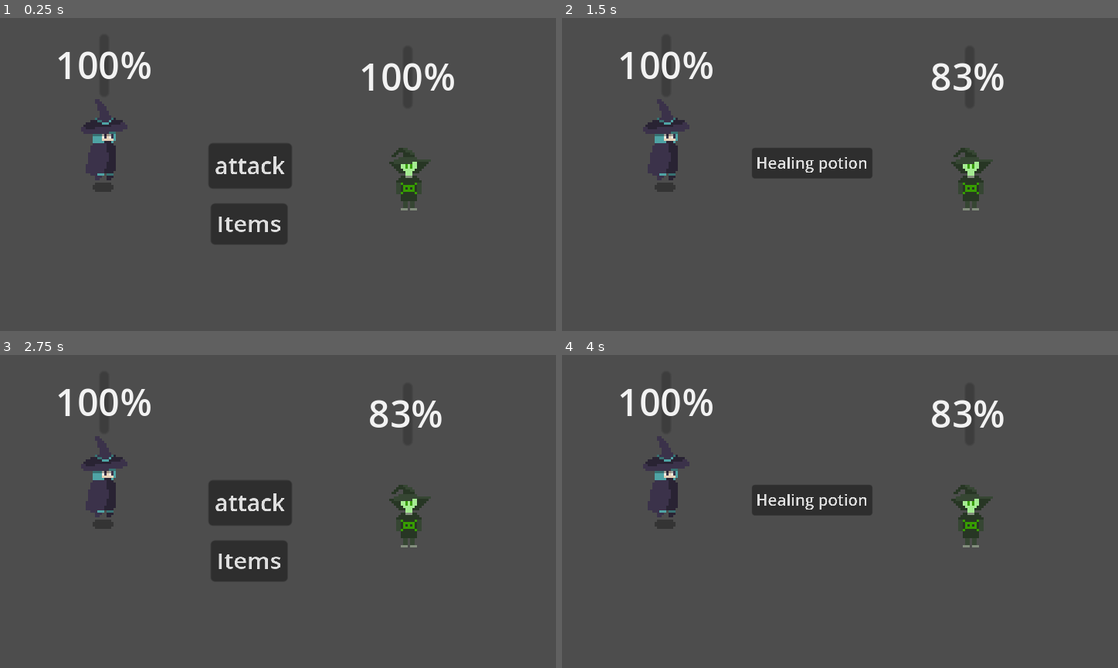
Above: before the commit, frames 1-4 (two rows, left to right).
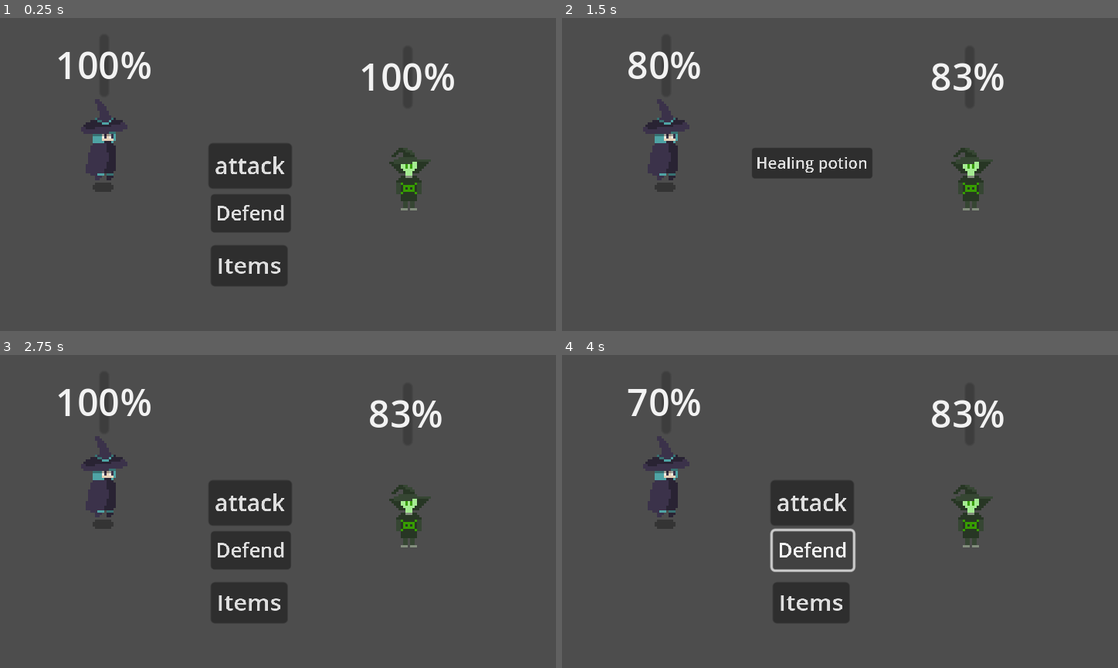
Above: after the commit, the same moments.

Repository: simeon336/Hemlocking
Game: Godot game, scene res://Scenes/battle_arena.tscn
The game is run twice, just before and just after one commit, with the same random seed, the same clock (stepped at 60 frames per second) and the same inputs. This scene is started directly instead of the project's main scene.
Inputs (mouse positions are in pixels of both pictures, inside the frame that each line leads up to):
- Up to frame 1 (0.25 s): no input
- Up to frame 2 (1.5 s): click "attack" at 0.5 s; click "Items" at 1.25 s
- Up to frame 3 (2.75 s): click "Healing potion" at 2 s
- Up to frame 4 (4 s): click (812, 549) at 2.75 s, where only the run after the commit has a clickable "Defend"; tap Enter (ui_accept) at 3.5, 3.77 s; hold D (move_right) from 3.53 s (still down)

The runs differ from the first frame. In frame 1, 3.1% of the frame differs, in the area x 37-53%, y 56-86%; in frame 2, 0.8%; in frame 3, 3.1%; in frame 4, 4.8%, in the area x 10-56%, y 10-86%.

Commit message:
game over screen

Diff:
--- a/BattleArena.gd
+++ b/BattleArena.gd
@@ -5,13 +5,14 @@
 @onready var enemy = $Enemy
 @onready var itemButton = $Items
 @onready var potionButton = $Potion
+@onready var defendButton = $Defend
 
 var is_player_turn : bool = true
 func _ready():
 	attackButton.pressed.connect(_on_attacked)
 	potionButton.pressed.connect(_on_potion_pressed)
 	itemButton.pressed.connect(_on_item_pressed)
-
+	defendButton.pressed.connect(_defend)
 
 # Called every frame. 'delta' is the elapsed time since the previous frame.
 func _process(delta):
@@ -21,12 +22,17 @@
 	potionButton.visible = true
 	itemButton.visible = false
 	attackButton.visible = false
+	defendButton.visible = false
 
 func _on_potion_pressed():
 	player.heal(50)
 	potionButton.visible = false
 	itemButton.visible = true
 	attackButton.visible = true
+	defendButton.visible = true
+
+func _defend():
+	player.take_damage(enemy.attack/2)
 
 
 func _on_attacked():
@@ -34,7 +40,7 @@
 	_change_turn()
 
 func _enemy_turn():
-	await get_tree().create_timer(1).timeout
+	#await get_tree().create_timer(1).timeout
 	player.take_damage(enemy.attack)
 	_change_turn()
 
--- a/Scenes/battle_arena.tscn
+++ b/Scenes/battle_arena.tscn
@@ -46,10 +46,18 @@
 scale = Vector2(0.426179, 0.426179)
 text = "Healing potion"
 
+[node name="Defend" type="Button" parent="."]
+offset_left = 91.0
+offset_top = 76.0
+offset_right = 156.0
+offset_bottom = 107.0
+scale = Vector2(0.532128, 0.532128)
+text = "Defend"
+
 [node name="Items" type="Button" parent="."]
 offset_left = 91.0
-offset_top = 80.0
+offset_top = 98.0
 offset_right = 143.0
-offset_bottom = 111.0
+offset_bottom = 129.0
 scale = Vector2(0.637631, 0.571936)
 text = "Items"
--- a/Scenes/enemy.gd
+++ b/Scenes/enemy.gd
@@ -1,12 +1,12 @@
 extends Area2D
 @onready var enemy = $"."
 signal enemy_hp_changed
-
 var max_hp : int = 100
 var hp : int = max_hp
 var defense : int = 3
 var attack : int = 20
 var poisoned : bool = false
+
 
 func _ready():
 
@@ -21,6 +21,9 @@
 
 	if hp <= 0:
 		hp = 0
+		get_tree().change_scene_to_file("res://Scenes/world.tscn")
+		queue_free()
+
 	emit_signal("enemy_hp_changed")
 
 func print_stats():
--- /dev/null
+++ b/Scenes/game_over.tscn
@@ -0,0 +1,27 @@
+[gd_scene load_steps=2 format=3 uid="uid://cc3r1u50a4nns"]
+
+[ext_resource type="Script" path="res://Scripts/game_over.gd" id="1_ebrno"]
+
+[node name="GameOver" type="Node2D"]
+script = ExtResource("1_ebrno")
+
+[node name="Label" type="Label" parent="."]
+anchors_preset = 5
+anchor_left = 0.5
+anchor_right = 0.5
+offset_left = 75.0
+offset_top = 53.0
+offset_right = 160.0
+offset_bottom = 79.0
+grow_horizontal = 2
+size_flags_horizontal = 6
+size_flags_vertical = 8
+text = "Game over"
+
+[node name="Respawn" type="Button" parent="."]
+offset_left = 94.0
+offset_top = 82.0
+offset_right = 172.0
+offset_bottom = 113.0
+scale = Vector2(0.622169, 0.622169)
+text = "Respawn"
--- a/Scenes/player.gd
+++ b/Scenes/player.gd
@@ -15,6 +15,9 @@
 	pass
 # Called every frame
 func _process(delta):
+	if(hp <= 0):
+		get_tree().change_scene_to_file("res://Scenes/game_over.tscn")
+
 	if(get_tree().current_scene.name != "World"):
 		return
 
--- a/Scenes/world.gd
+++ b/Scenes/world.gd
@@ -1,16 +1,23 @@
 extends Node2D
 
 @onready var pause_menu = $Player/Camera2D/PauseMenu
+@onready var enemy = $Enemy
 
 # Called when the node enters the scene tree for the first time.
 func _ready():
 	pause_menu.resume.connect(_on_resume_pressed)
 	pause_menu.quit.connect(_on_quit_pressed)
 
+
 # Called every frame. 'delta' is the elapsed time since the previous frame.
 func _process(delta):
 	if Input.is_action_just_pressed("pause"):
 		set_is_paused(true)
+
+	if enemy.hp <= 0:
+		print("2")
+
+
 
 func set_is_paused(is_paused: bool):
 	print("pause")
--- /dev/null
+++ b/Scripts/game_over.gd
@@ -0,0 +1,15 @@
+extends Node2D
+@onready var respawn = $Respawn
+
+
+# Called when the node enters the scene tree for the first time.
+func _ready():
+	respawn.pressed.connect(_on_respawn_pressed)
+
+
+# Called every frame. 'delta' is the elapsed time since the previous frame.
+func _process(delta):
+	pass
+
+func _on_respawn_pressed():
+	get_tree().change_scene_to_file("res://Scenes/world.tscn")
--- a/project.godot
+++ b/project.godot
@@ -10,7 +10,7 @@
 
 [application]
 
-config/name="RpgTutorial"
+config/name="Hemlocking"
 run/main_scene="res://Scenes/main_menu.tscn"
 config/features=PackedStringArray("4.1", "GL Compatibility")
 config/icon="res://icon.svg"
